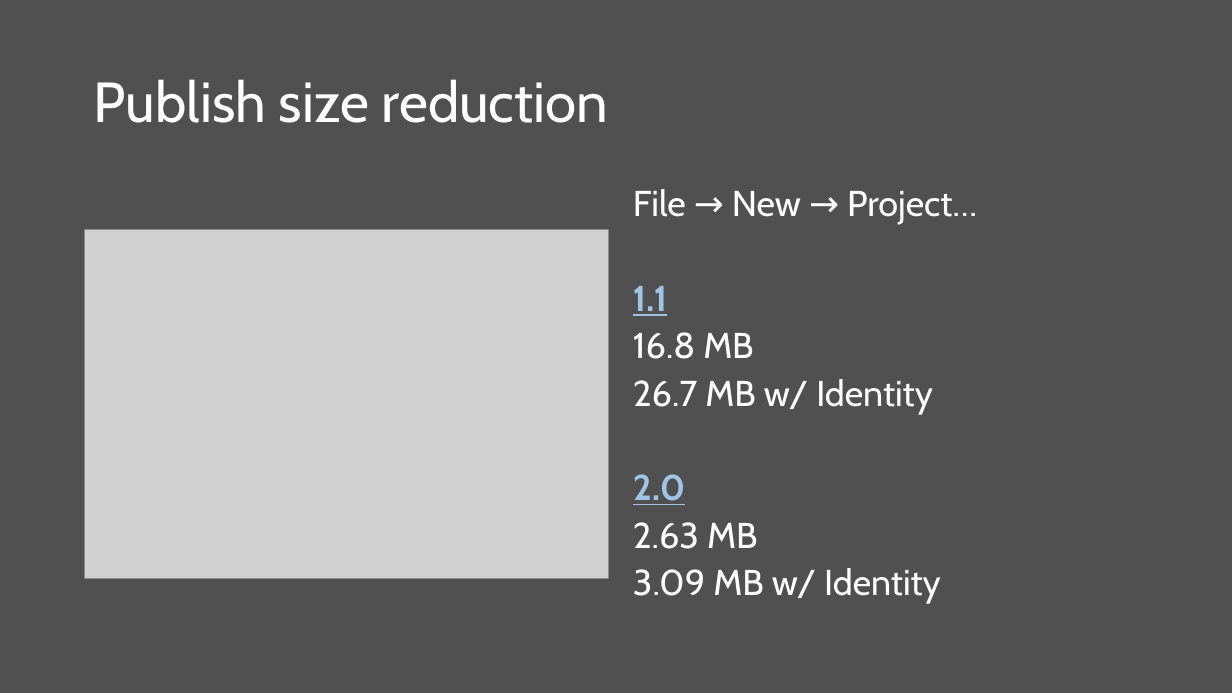
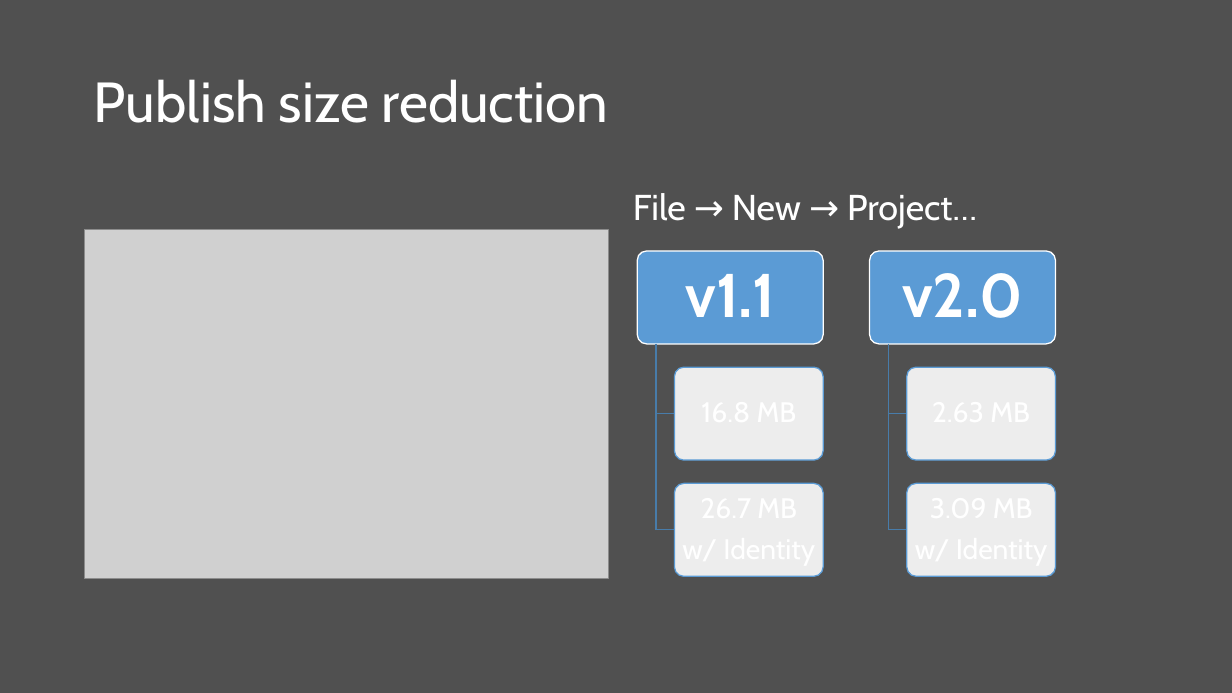
Before and after one commit to scottaddie/slide-decks, a slide deck: slide 3 of Whats New in ASP.NET Core 2.0.pptx. Drawn at 1232x693 pixels with LibreOffice and Linux fonts; fonts in the diff are those of the drawing; grey boxes stand for pictures. Boxes give left, top, right and bottom in pixels: in the first picture for what was removed or moved away, otherwise in the second. Text is boxed around its words. In the diff, an @@ line names an element or a change of style, - is before the commit and + after.

Commit message:
More edits

```diff
--- a/Whats New in ASP.NET Core 2.0.pptx
+++ b/Whats New in ASP.NET Core 2.0.pptx
@@ text "File → New → Project…" at [633,193,977,228]: line spacing 0.8 to 0.9 @@
@@ text at [633,286,941,604]: paragraphs removed @@
-1.1
-16.8 MB
-26.7 MB w/ Identity
-2.0
-2.63 MB
-3.09 MB w/ Identity
@@ group added at [638,251,1055,577]: 6 rounded rectangles, 4 freeform shapes, 2 texts @@
+v1.1
+v2.0
```
